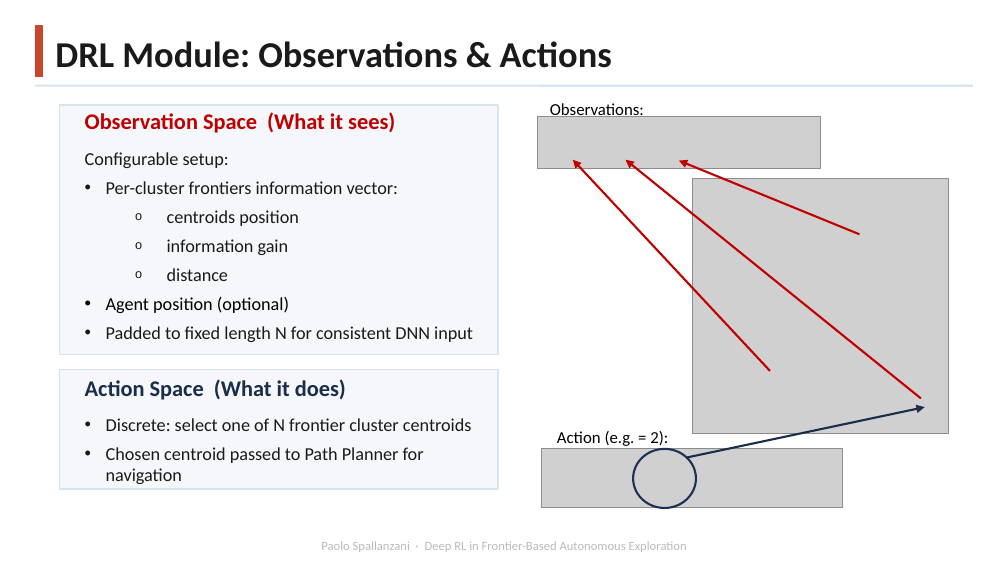
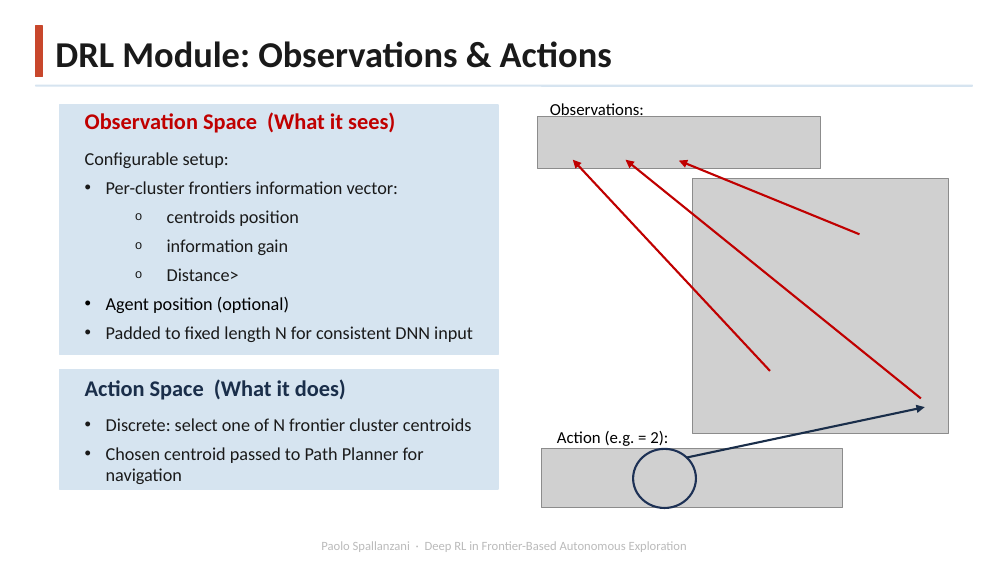
Before and after one commit to Paolo-Spall/presentazione_tesi_dae, a slide deck: slide 11 of paolo.spallanzani.pptx. Drawn at 1008x567 pixels with LibreOffice and Linux fonts; fonts in the diff are those of the drawing; grey boxes stand for pictures; background and template pictures are left out. Boxes give left, top, right and bottom in pixels: in the first picture for what was removed or moved away, otherwise in the second. Text is boxed around its words. In the diff, an @@ line names an element or a change of style, - is before the commit and + after.

```diff
--- a/paolo.spallanzani.pptx
+++ b/paolo.spallanzani.pptx
@@ rectangle at bbox=[59, 105, 498, 354]: fill #F5F7FA to #D6E4F0 @@
@@ text at bbox=[167, 268, 239, 281]: text changed @@
-  o distance
+  o Distance>
@@ rectangle at bbox=[59, 370, 498, 489]: fill #F5F7FA to #D6E4F0 @@
```
Also in this commit, not shown: 7 other slides changed, 1 other file.
